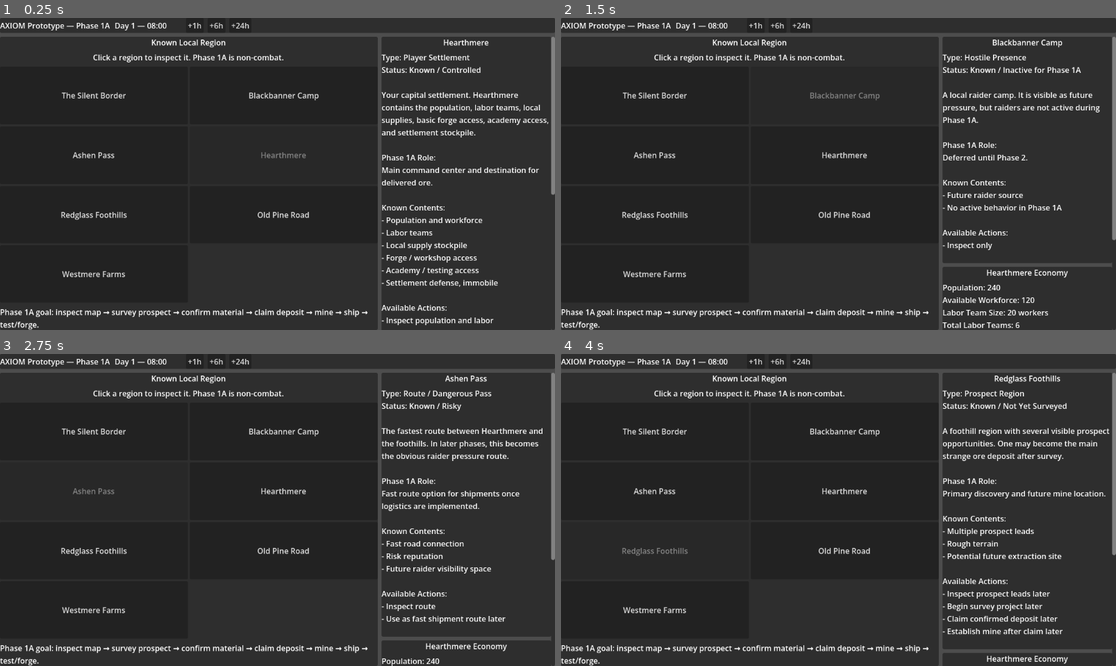
Above: before the commit, frames 1-4 (two rows, left to right).
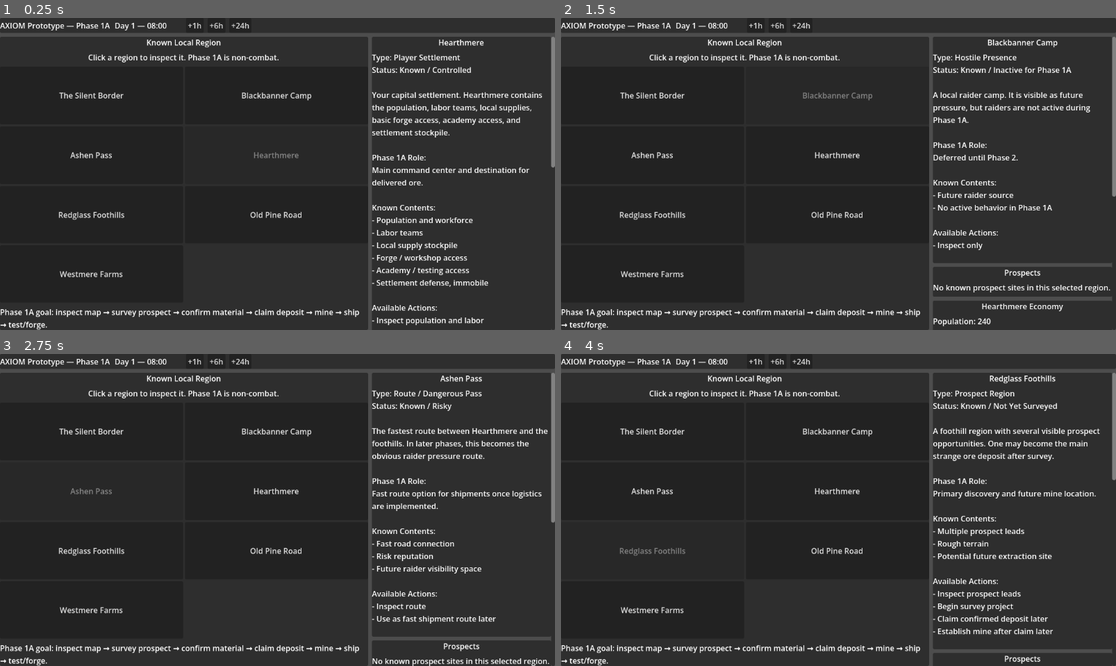
Above: after the commit, the same moments.

Repository: r3xj/axiom-prototype
Game: Godot game, scene res://scenes/Main.tscn
The game is run twice, just before and just after one commit, with the same random seed, the same clock (stepped at 60 frames per second) and the same inputs.
Inputs:
- Up to frame 1 (0.25 s): no input
- Up to frame 2 (1.5 s): click "The Silent Border" at 0.5 s; click "Blackbanner Camp" at 1.25 s
- Up to frame 3 (2.75 s): click "Ashen Pass" at 2 s
- Up to frame 4 (4 s): click "Hearthmere" at 2.75 s; click "Redglass Foothills" at 3.5 s

The runs differ from the first frame. In frame 1, 6.6% of the frame differs, in the area x 0-100%, y 6-100%; in frame 2, 6.7%; in frame 3, 6.6%; in frame 4, 6.8%.

Commit message:
Move Main script into scripts folder

Diff:
--- a/scenes/Main.tscn
+++ b/scenes/Main.tscn
@@ -1,6 +1,6 @@
 [gd_scene format=3 uid="uid://bnp8y0rft31qi"]
 
-[ext_resource type="Script" uid="uid://cf0ehsb34g5bw" path="res://scenes/Main.gd" id="1_elqb8"]
+[ext_resource type="Script" uid="uid://dv8bvc5f3qmk6" path="res://scripts/Main.gd" id="1_elqb8"]
 
 [node name="Main" type="Control" unique_id=1269449583]
 layout_mode = 3
--- a/scenes/Main.gd
+++ b/scripts/Main.gd
@@ -19,11 +19,49 @@
 }
 
 var supply_production_labor_teams: int = 0
+var active_projects: Array[Dictionary] = []
+var event_log: Array[String] = []
+
+var prospects: Dictionary = {
+	"red_seam": {
+		"name": "Unusual Red Seam",
+		"region_id": "redglass_foothills",
+		"status": "unsurveyed",
+		"survey_hours": 24,
+		"visible_clue": "A thin red mineral line is visible in exposed foothill stone. Local workers do not recognize it.",
+		"outcome": "redglass_deposit",
+		"result_text": "Surveyors confirm a workable deposit of unfamiliar red, glassy ore.",
+	},
+	"dark_gravel": {
+		"name": "Dark Gravel Wash",
+		"region_id": "redglass_foothills",
+		"status": "unsurveyed",
+		"survey_hours": 12,
+		"visible_clue": "A dry wash contains dark metallic gravel. It may be useful, or it may just be common stone stained by runoff.",
+		"outcome": "mundane",
+		"result_text": "The dark gravel is mundane stone and poor-quality surface iron. It is not worth developing for Phase 1A.",
+	},
+	"old_dig": {
+		"name": "Abandoned Dig Marks",
+		"region_id": "redglass_foothills",
+		"status": "unsurveyed",
+		"survey_hours": 16,
+		"visible_clue": "Old tool marks scar a hillside. Someone once thought this slope was worth digging.",
+		"outcome": "false",
+		"result_text": "The old dig is exhausted. Surveyors find traces of prior extraction but no useful remaining deposit.",
+	},
+}
+
+var redglass_deposit_confirmed: bool = false
 
 var time_label: Label
 var info_title: Label
 var info_body: Label
 var economy_body: Label
+var prospects_body: Label
+var prospect_buttons_box: VBoxContainer
+var projects_body: Label
+var event_log_body: Label
 var supply_minus_button: Button
 var supply_plus_button: Button
 
@@ -74,8 +112,8 @@
 			"Potential future extraction site",
 		],
 		"available_actions": [
-			"Inspect prospect leads later",
-			"Begin survey project later",
+			"Inspect prospect leads",
+			"Begin survey project",
 			"Claim confirmed deposit later",
 			"Establish mine after claim later",
 		],
@@ -161,6 +199,7 @@
 func _ready() -> void:
 	_clear_existing_children()
 	_build_ui()
+	_add_event("Scenario started. Hearthmere surveys its known surroundings.")
 	_refresh_all_ui()
 
 
@@ -281,20 +320,23 @@
 func _build_side_panel(parent: Control) -> void:
 	var side_scroll := ScrollContainer.new()
 	side_scroll.name = "SideScroll"
-	side_scroll.custom_minimum_size = Vector2(360, 0)
+	side_scroll.custom_minimum_size = Vector2(380, 0)
 	side_scroll.size_flags_horizontal = Control.SIZE_FILL
 	side_scroll.size_flags_vertical = Control.SIZE_EXPAND_FILL
 	parent.add_child(side_scroll)
 
 	var side_panel := VBoxContainer.new()
 	side_panel.name = "SidePanel"
-	side_panel.custom_minimum_size = Vector2(340, 0)
+	side_panel.custom_minimum_size = Vector2(360, 0)
 	side_panel.size_flags_horizontal = Control.SIZE_EXPAND_FILL
 	side_panel.add_theme_constant_override("separation", 8)
 	side_scroll.add_child(side_panel)
 
 	_build_region_info_panel(side_panel)
+	_build_prospects_panel(side_panel)
 	_build_economy_panel(side_panel)
+	_build_projects_panel(side_panel)
+	_build_event_log_panel(side_panel)
 
 
 func _build_region_info_panel(parent: Control) -> void:
@@ -318,6 +360,32 @@
 	info_content.add_child(info_body)
 
 
+func _build_prospects_panel(parent: Control) -> void:
+	var prospects_panel := PanelContainer.new()
+	prospects_panel.name = "ProspectsPanel"
+	parent.add_child(prospects_panel)
+
+	var prospects_content := VBoxContainer.new()
+	prospects_content.name = "ProspectsContent"
+	prospects_content.add_theme_constant_override("separation", 8)
+	prospects_panel.add_child(prospects_content)
+
+	var prospects_title := Label.new()
+	prospects_title.text = "Prospects"
+	prospects_title.horizontal_alignment = HORIZONTAL_ALIGNMENT_CENTER
+	prospects_content.add_child(prospects_title)
+
+	prospects_body = Label.new()
+	prospects_body.text = ""
+	prospects_body.autowrap_mode = TextServer.AUTOWRAP_WORD_SMART
+	prospects_content.add_child(prospects_body)
+
+	prospect_buttons_box = VBoxContainer.new()
+	prospect_buttons_box.name = "ProspectButtons"
+	prospect_buttons_box.add_theme_constant_override("separation", 6)
+	prospects_content.add_child(prospect_buttons_box)
+
+
 func _build_economy_panel(parent: Control) -> void:
 	var economy_panel := PanelContainer.new()
 	economy_panel.name = "EconomyPanel"
@@ -354,17 +422,61 @@
 	labor_controls.add_child(supply_plus_button)
 
 
+func _build_projects_panel(parent: Control) -> void:
+	var projects_panel := PanelContainer.new()
+	projects_panel.name = "ProjectsPanel"
+	parent.add_child(projects_panel)
+
+	var projects_content := VBoxContainer.new()
+	projects_content.name = "ProjectsContent"
+	projects_content.add_theme_constant_override("separation", 8)
+	projects_panel.add_child(projects_content)
+
+	var projects_title := Label.new()
+	projects_title.text = "Active Projects"
+	projects_title.horizontal_alignment = HORIZONTAL_ALIGNMENT_CENTER
+	projects_content.add_child(projects_title)
+
+	projects_body = Label.new()
+	projects_body.text = ""
+	projects_body.autowrap_mode = TextServer.AUTOWRAP_WORD_SMART
+	projects_content.add_child(projects_body)
+
+
+func _build_event_log_panel(parent: Control) -> void:
+	var event_panel := PanelContainer.new()
+	event_panel.name = "EventLogPanel"
+	parent.add_child(event_panel)
+
+	var event_content := VBoxContainer.new()
+	event_content.name = "EventLogContent"
+	event_content.add_theme_constant_override("separation", 8)
+	event_panel.add_child(event_content)
+
+	var event_title := Label.new()
+	event_title.text = "Event Log"
+	event_title.horizontal_alignment = HORIZONTAL_ALIGNMENT_CENTER
+	event_content.add_child(event_title)
+
+	event_log_body = Label.new()
+	event_log_body.text = ""
+	event_log_body.autowrap_mode = TextServer.AUTOWRAP_WORD_SMART
+	event_content.add_child(event_log_body)
+
+
 func _select_region(region_id: String) -> void:
 	selected_region_id = region_id
-	_refresh_region_panel()
-	_refresh_region_buttons()
+	_refresh_all_ui()
 
 
 func _refresh_all_ui() -> void:
 	_refresh_time_label()
 	_refresh_region_panel()
 	_refresh_region_buttons()
+	_refresh_prospects_panel()
 	_refresh_economy_panel()
+	_refresh_projects_panel()
+	_refresh_event_log_panel()
 
 
 func _refresh_time_label() -> void:
@@ -406,8 +518,47 @@
 		region_buttons[key].disabled = key == selected_region_id
 
 
+func _refresh_prospects_panel() -> void:
+	_clear_container_children(prospect_buttons_box)
+
+	var matching_prospect_ids: Array[String] = []
+	for prospect_id in prospects.keys():
+		var prospect: Dictionary = prospects[prospect_id]
+		if prospect["region_id"] == selected_region_id:
+			matching_prospect_ids.append(prospect_id)
+
+	if matching_prospect_ids.is_empty():
+		prospects_body.text = "No known prospect sites in this selected region."
+		return
+
+	var text := ""
+	for prospect_id in matching_prospect_ids:
+		var prospect: Dictionary = prospects[prospect_id]
+		text += "%s\n" % prospect["name"]
+		text += "Status: %s\n" % _format_prospect_status(String(prospect["status"]))
+		text += "%s\n" % prospect["visible_clue"]
+
+		if prospect["status"] == "surveyed":
+			text += "Result: %s\n" % prospect["result_text"]
+
+		text += "\n"
+
+		if prospect["status"] == "unsurveyed":
+			var button := Button.new()
+			button.text = "Survey %s (%s, 1 labor)" % [
+				prospect["name"],
+				_format_hours(int(prospect["survey_hours"])),
+			]
+			button.disabled = _get_unassigned_labor_teams() <= 0
+			button.pressed.connect(_start_survey_project.bind(prospect_id))
+			prospect_buttons_box.add_child(button)
+
+	prospects_body.text = text.strip_edges()
+
+
 func _refresh_economy_panel() -> void:
 	var total_labor_teams := _get_total_labor_teams()
+	var project_labor_teams := _get_project_labor_teams()
 	var unassigned_labor_teams := _get_unassigned_labor_teams()
 	var daily_supply_output := supply_production_labor_teams * float(hearthmere["supply_production_per_team_per_day"])
 
@@ -416,8 +567,9 @@
 		+ "Available Workforce: %d\n"
 		+ "Labor Team Size: %d workers\n"
 		+ "Total Labor Teams: %d\n"
+		+ "Supply Production Labor: %d\n"
+		+ "Project Labor: %d\n"
 		+ "Unassigned Labor Teams: %d\n"
-		+ "Supply Production Labor: %d\n"
 		+ "Supply Output: %.1f / day\n\n"
 		+ "Supplies: %.1f / %.1f\n"
 		+ "Mobilized Manpower: %d\n"
@@ -429,8 +581,9 @@
 		int(hearthmere["available_workforce"]),
 		int(hearthmere["labor_team_size"]),
 		total_labor_teams,
+		supply_production_labor_teams,
+		project_labor_teams,
 		unassigned_labor_teams,
-		supply_production_labor_teams,
 		daily_supply_output,
 		float(hearthmere["supplies"]),
 		float(hearthmere["supply_cap"]),
@@ -444,6 +597,33 @@
 	supply_plus_button.disabled = unassigned_labor_teams <= 0
 
 
+func _refresh_projects_panel() -> void:
+	if active_projects.is_empty():
+		projects_body.text = "No active projects."
+		return
+
+	var text := ""
+	for project in active_projects:
+		text += "%s\n" % project["title"]
+		text += "Remaining: %s\n" % _format_hours(int(project["remaining_hours"]))
+		text += "Labor: %d team\n\n" % int(project["labor_teams"])
+
+	projects_body.text = text.strip_edges()
+
+
+func _refresh_event_log_panel() -> void:
+	if event_log.is_empty():
+		event_log_body.text = "No events yet."
+		return
+
+	var text := ""
+	var max_events: int = mini(event_log.size(), 8)
+	for i in range(max_events):
+		text += "- %s\n" % event_log[i]
+
+	event_log_body.text = text.strip_edges()
+
+
 func _advance_hours(hours: int) -> void:
 	for i in range(hours):
 		game_hour += 1
@@ -454,6 +634,7 @@
 
 func _run_hourly_simulation_tick() -> void:
 	_produce_supplies_for_one_hour()
+	_advance_projects_for_one_hour()
 
 
 func _produce_supplies_for_one_hour() -> void:
@@ -465,6 +646,75 @@
 	var new_supply_total := float(hearthmere["supplies"]) + hourly_output
 
 	hearthmere["supplies"] = min(new_supply_total, float(hearthmere["supply_cap"]))
+
+
+func _advance_projects_for_one_hour() -> void:
+	for i in range(active_projects.size() - 1, -1, -1):
+		var project: Dictionary = active_projects[i]
+		project["remaining_hours"] = int(project["remaining_hours"]) - 1
+		active_projects[i] = project
+
+		if int(project["remaining_hours"]) <= 0:
+			active_projects.remove_at(i)
+			_complete_project(project)
+
+
+func _start_survey_project(prospect_id: String) -> void:
+	if not prospects.has(prospect_id):
+		return
+
+	if _get_unassigned_labor_teams() <= 0:
+		_add_event("No unassigned labor team is available for survey work.")
+		_refresh_all_ui()
+		return
+
+	var prospect: Dictionary = prospects[prospect_id]
+	if prospect["status"] != "unsurveyed":
+		return
+
+	prospect["status"] = "surveying"
+	prospects[prospect_id] = prospect
+
+	var project: Dictionary = {
+		"id": "survey_%s" % prospect_id,
+		"type": "survey",
+		"target_id": prospect_id,
+		"title": "Survey: %s" % prospect["name"],
+		"remaining_hours": int(prospect["survey_hours"]),
+		"total_hours": int(prospect["survey_hours"]),
+		"labor_teams": 1,
+	}
+	active_projects.append(project)
+
+	_add_event("Survey started: %s." % prospect["name"])
+	_refresh_all_ui()
+
+
+func _complete_project(project: Dictionary) -> void:
+	var project_type: String = str(project["type"])
+
+	if project_type == "survey":
+		_complete_survey_project(str(project["target_id"]))
+	else:
+		_add_event("Project completed: %s." % str(project["title"]))
+
+
+func _complete_survey_project(prospect_id: String) -> void:
+	if not prospects.has(prospect_id):
+		return
+
+	var prospect: Dictionary = prospects[prospect_id]
+	prospect["status"] = "surveyed"
+	prospects[prospect_id] = prospect
+
+	if prospect["outcome"] == "redglass_deposit":
+		redglass_deposit_confirmed = true
+		regions["redglass_foothills"]["status"] = "Known / Redglass Deposit Confirmed"
+		_add_event("Deposit confirmed: %s." % prospect["name"])
+	else:
+		_add_event("Survey complete: %s." % prospect["name"])
+
+	_add_event(prospect["result_text"])
 
 
 func _change_supply_labor(delta: int) -> void:
@@ -493,8 +743,16 @@
 	return int(floor(float(available_workforce) / float(labor_team_size)))
 
 
+func _get_project_labor_teams() -> int:
+	var total := 0
+	for project in active_projects:
+		total += int(project["labor_teams"])
+	return total
+
+
 func _get_unassigned_labor_teams() -> int:
-	return max(0, _get_total_labor_teams() - supply_production_labor_teams)
+	var assigned := supply_production_labor_teams + _get_project_labor_teams()
+	return max(0, _get_total_labor_teams() - assigned)
 
 
 func _get_day_number() -> int:
@@ -503,3 +761,39 @@
 
 func _get_hour_of_day() -> int:
 	return game_hour % HOURS_PER_DAY
+
+
+func _format_hours(hours: int) -> String:
+	if hours < HOURS_PER_DAY:
+		return "%dh" % hours
+
+	var days := int(floor(float(hours) / float(HOURS_PER_DAY)))
+	var remaining_hours := hours % HOURS_PER_DAY
+
+	if remaining_hours == 0:
+		return "%dd" % days
+
+	return "%dd %dh" % [days, remaining_hours]
+
+
+func _format_prospect_status(status: String) -> String:
+	match status:
+		"unsurveyed":
+			return "Unsurveyed"
+		"surveying":
+			return "Surveying"
+		"surveyed":
+			return "Surveyed"
+		_:
+			return status.capitalize()
+
+
+func _add_event(message: String) -> void:
+	var timestamp: String = "Day %d %02d:00" % [_get_day_number(), _get_hour_of_day()]
+	event_log.insert(0, "%s — %s" % [timestamp, message])
+
+
+func _clear_container_children(container: Node) -> void:
+	for child in container.get_children():
+		container.remove_child(child)
+		child.queue_free()
Not shown, removed: scenes/Main.gd.uid
Not shown, added: scripts/Main.gd.uid
